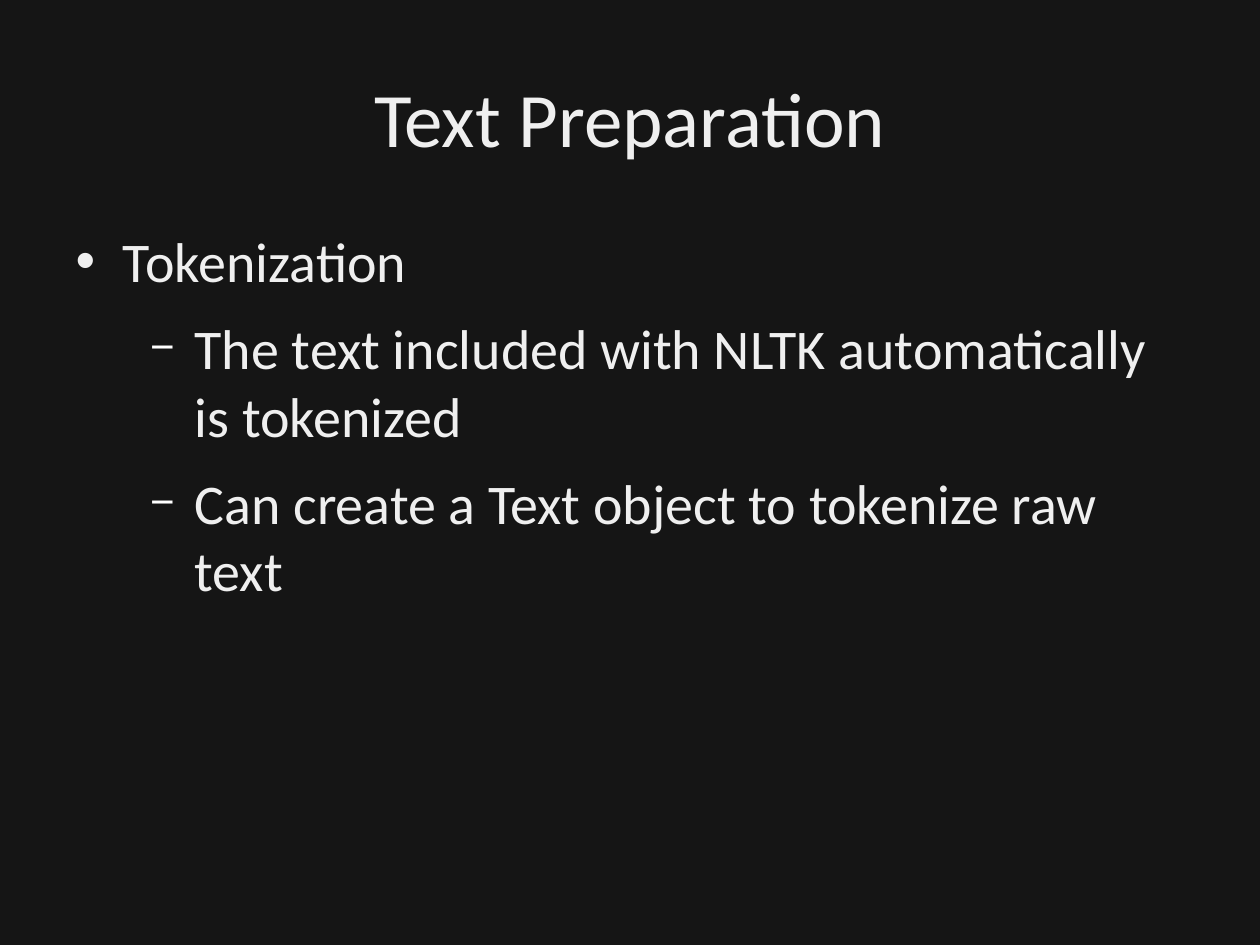
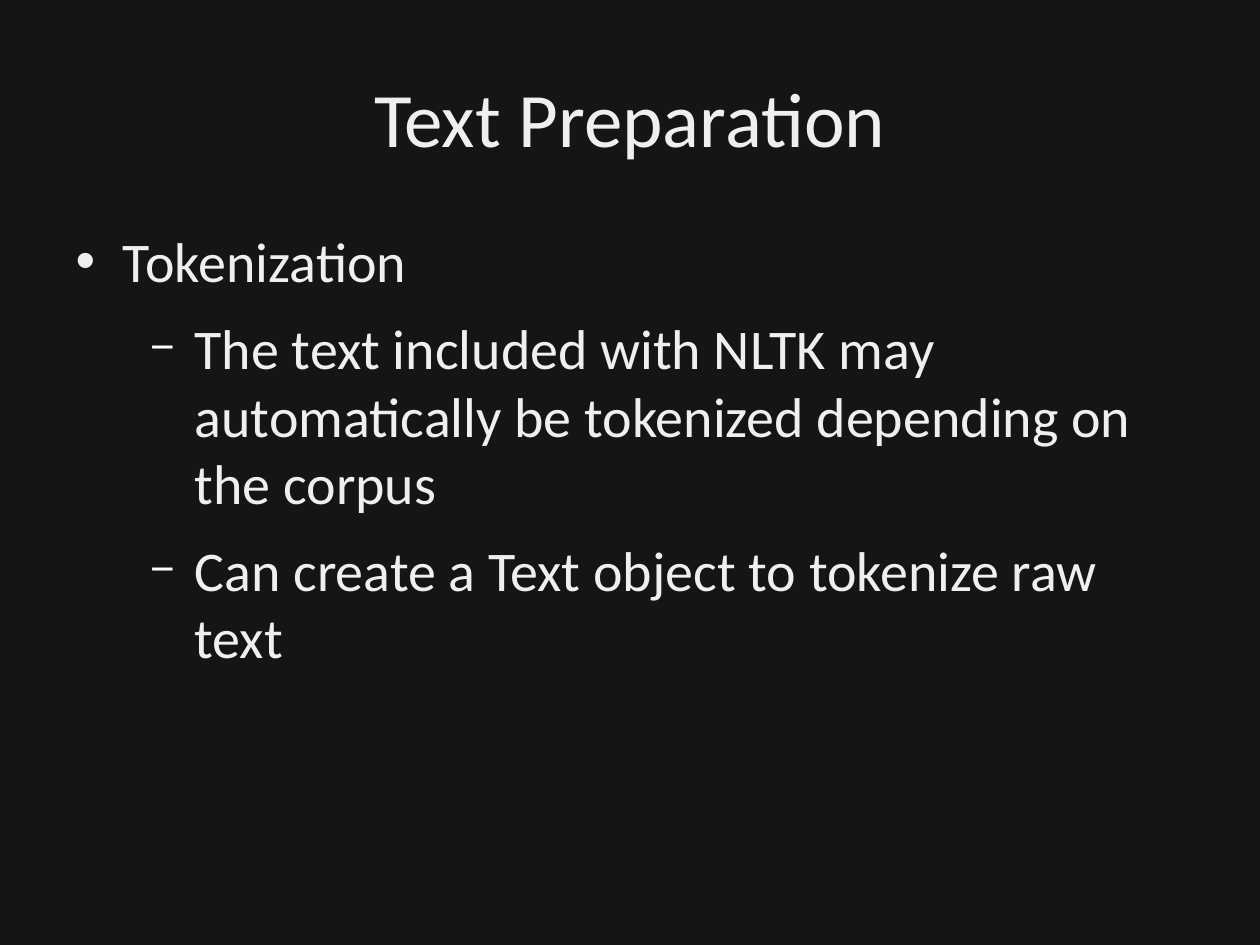
Before and after one commit to dbowmans46/PracticalProgramming, a slide deck: slide 19 of Session 7 - Python/Instructional Material/Session 7 - Python Brief Intro to NLP.odp (slide 18 before the commit). Drawn at 1260x945 pixels with LibreOffice and Linux fonts; fonts in the diff are those of the drawing; background and template pictures are left out; a plain dark background stands for a picture behind light text. Boxes give left, top, right and bottom in pixels: in the first picture for what was removed or moved away, otherwise in the second. Text is boxed around its words. In the diff, an @@ line names an element or a change of style, - is before the commit and + after.

Commit message:
Added details to slides on stop words and obtaining other corpuses.  Added code to get text from other corpuses, remove stop words, and show words tagged with parts of speech.

```diff
--- a/Session 7 - Python/Instructional Material/Session 7 - Python Brief Intro to NLP.odp
+++ b/Session 7 - Python/Instructional Material/Session 7 - Python Brief Intro to NLP.odp
@@ text at bbox=[195, 330, 1130, 513]: text changed @@
-  − The text included with NLTK automatically is tokenized
+  − The text included with NLTK may automatically be tokenized depending on the corpus
```
Also in this commit, not shown: 2 other slides changed, 2 slides added, 1 other file.
